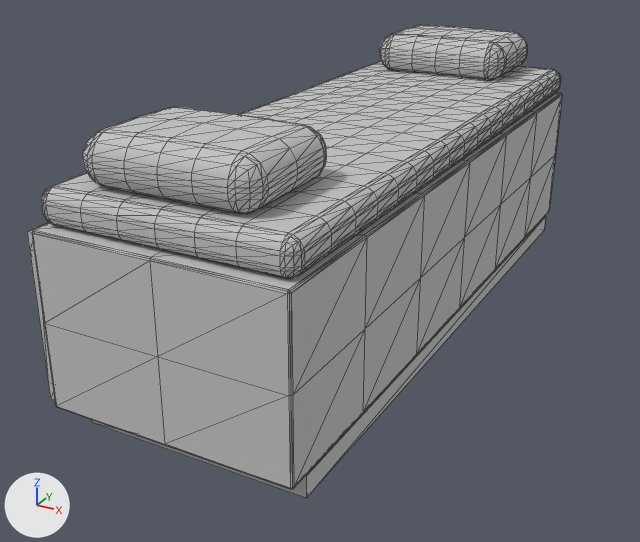
An edit to the glTF model models/windowseat2.glb, drawn before and after from the same camera.
Rendered twice from a 50 mm camera at (1.279, -2.834, 1.064) aimed at (0.27, -0.998, 0.147). Arrows for +X, +Y and +Z are at lower left; the lights stay in place. The first picture is the older version. Mesh edges are drawn as thin lines. Vertices at exactly the same position are counted once.

The older version as bpy lines, for what is in view:
```python
me_kmat = bpy.data.meshes.new('kmat')
me_kmat.from_pydata(...)  # 732 vertices, 1460 faces; spans x 0.02..0.6, y -1.68..-0.02, z 0.45..0.54
me_kmat.materials.append(mat_kmat)  # light grey #c4c4c4
me_paint = bpy.data.meshes.new('paint')
me_paint.from_pydata(...)  # 336 vertices, 584 faces; spans x 0.0..0.6, y -1.7..0.0, z 0.0..0.45
me_paint.materials.append(mat_paint)  # light grey #c4c4c4
me_pillow = bpy.data.meshes.new('pillow')
me_pillow.from_pydata(...)  # 476 vertices, 944 faces; spans x 0.1..0.5, y -1.65..-0.05, z 0.53..0.65
me_pillow.materials.append(mat_pillow)  # light grey #c4c4c4
ob_kmat = bpy.data.objects.new('kmat', me_kmat)
ob_kmat.location = (0.0, 0.0, 0.0)
ob_paint = bpy.data.objects.new('paint', me_paint)
ob_paint.location = (0.0, 0.0, 0.0)
ob_pillow = bpy.data.objects.new('pillow', me_pillow)
ob_pillow.location = (0.0, 0.0, 0.0)
```
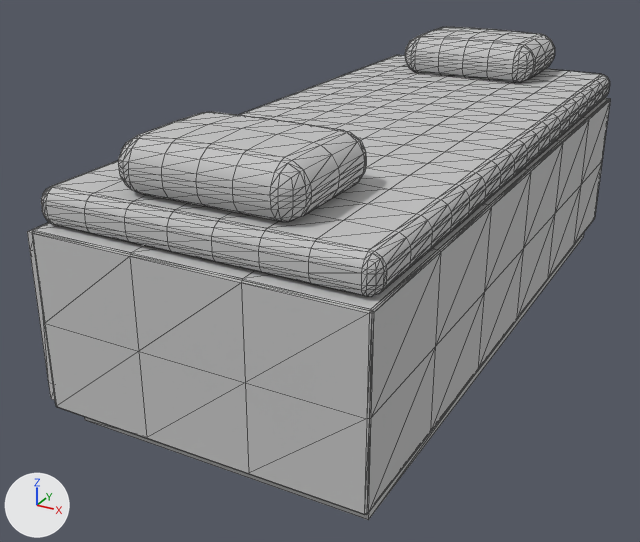
What the commit changed:
me_paint is used by ob_paint; location (0.0, 0.0, 0.0).
me_paint had 336 vertices, 584 faces and spanned x 0.0..0.6, y -1.7..0.0, z 0.0..0.45.
me_paint now has 360 vertices, 632 faces and spans x 0.0..0.75, y -1.7..0.0, z 0.0..0.45.
me_paint part 1: a new loose piece, a box spanning x 0.05..0.73, y -1.652..-0.05, z 0.0..0.05, in mat_paint (light grey #c4c4c4).
me_paint part 2: the loose piece of 8 vertices spanning x 0.07..0.6, y -1.65..-0.05, z 0.0..0.05 is deleted.
Part 3, on me_paint:
13 vertices are removed from x 0.6, y -1.7..0.0, z 0.05..0.45.
56 faces are deleted.
24 vertices in x 0.31, y -1.7..0.0, z 0.05..0.45 move by (-0.04, 0.0, 0.0).
24 vertices in x 0.59, y -1.7..0.0, z 0.05..0.45 move by (-0.09, 0.0, 0.0).
21 vertices in x 0.6, y -1.7..0.0, z 0.05..0.45 move by (0.15, 0.0, 0.0).
5 vertices in x 0.6, y -1.41..-0.29, z 0.44 move by (0.15, 0.28, 0.01).
4 vertices in x 0.6, y -1.13..-0.29, z 0.05 move by (0.15, -0.28, 0.0).
2 vertices move from x 0.6, y -1.41..-0.01, z 0.05..0.25 to x 0.75, y -1.7..0.0, z 0.05..0.25.
31 vertices are added at x 0.75, y -1.7..0.0, z 0.05..0.45.
6 new vertices lie (0.0, 0.0, -0.19) away from vertices in x 0.75, y -1.41..-0.01, z 0.44.
104 new faces join them.
me_kmat is used by ob_kmat; location (0.0, 0.0, 0.0).
me_kmat had 732 vertices, 1460 faces and spanned x 0.02..0.6, y -1.68..-0.02, z 0.45..0.54.
me_kmat now has 784 vertices, 1564 faces and spans x 0.02..0.75, y -1.68..-0.02, z 0.45..0.54.
me_kmat part 4: 484 vertices moved from x 0.14..0.6, y -1.68..-0.02, z 0.45..0.54 to x 0.15..0.75, y -1.68..-0.02, z 0.45..0.54; 12 vertices removed from x 0.59..0.6, y -1.67..-0.03, z 0.46..0.52; 64 vertices added at x 0.73..0.75, y -1.67..-0.03, z 0.46..0.52.
me_pillow is used by ob_pillow; location (0.0, 0.0, 0.0).
me_pillow had 476 vertices, 944 faces and spanned x 0.1..0.5, y -1.65..-0.05, z 0.53..0.65.
me_pillow now has 476 vertices, 944 faces and spans x 0.19..0.58, y -1.65..-0.05, z 0.53..0.65.
me_pillow part 5: the whole mesh is moved by (0.09, 0.0, 0.0).

Location of each change, (x1, y1, x2, y2) in pixels of the pictures (640 x 542 px; the box of a moved part takes in the faces that stretch with it):
'paint', reshaped (9% wider): before (27, 93, 562, 498); after (27, 98, 610, 520)
'kmat', reshaped (9% wider, 11% taller): before (41, 61, 561, 278); after (41, 55, 610, 297)
'pillow', moved: before (83, 25, 527, 214); after (118, 27, 555, 222)
part 1 of me_paint, added: after (84, 233, 584, 520)
part 2 of me_paint, deleted: before (91, 216, 546, 498)
part 3 of me_paint, moved or reshaped: before (287, 94, 562, 489); after (241, 99, 610, 515)
part 4 of me_kmat, moved or reshaped: before (46, 61, 561, 278); after (46, 55, 610, 297)
